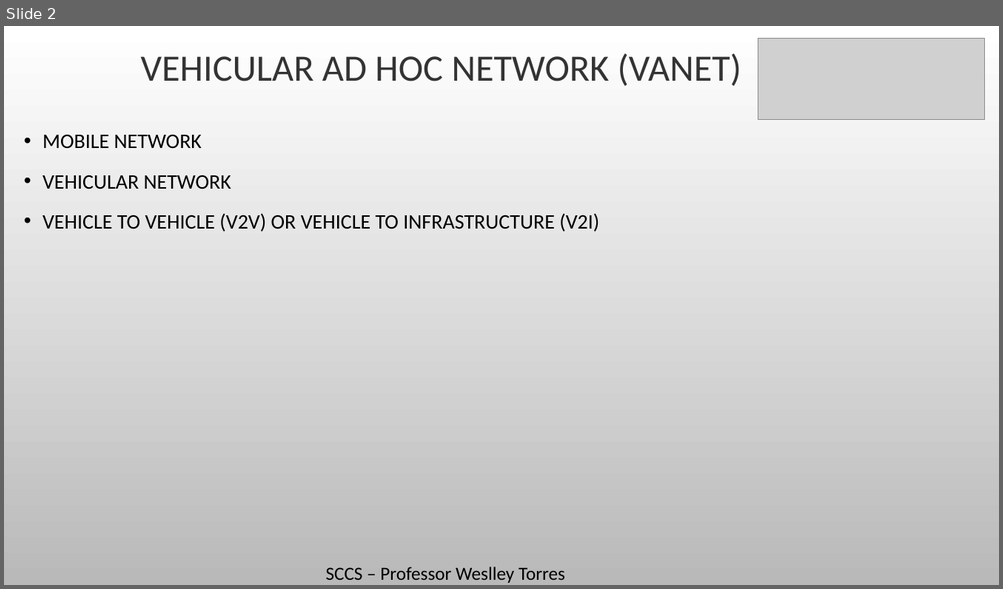
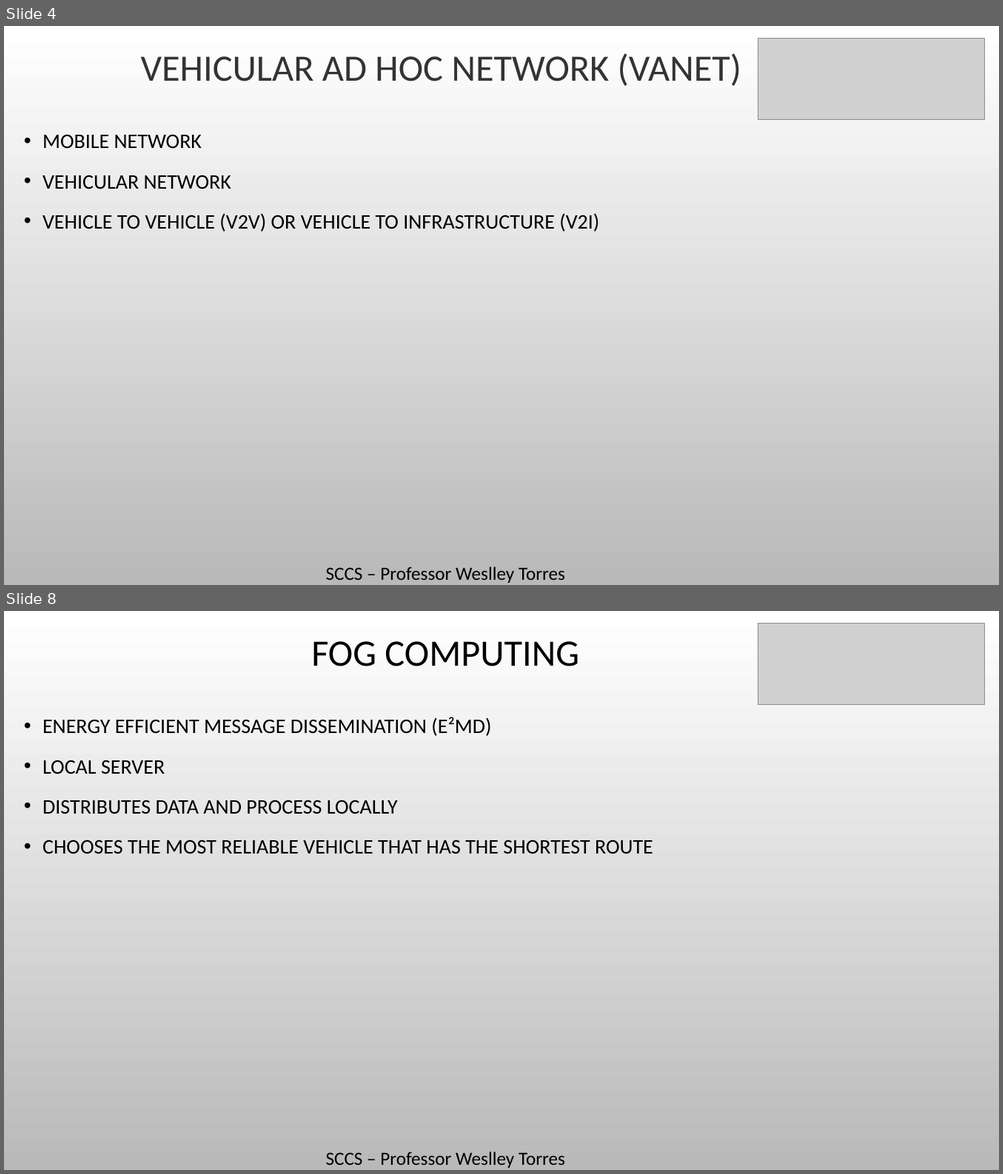
Before and after one commit to Massatoshi/SCCS-Trabalho, a slide deck: PPTS/VANET.pptx. Shown one above the other, each under a label of ours: slide 2 before the commit, slides 4 and 8 after it; the slides between them are not shown. The pictures are 1003x589 and 1003x1174 pixels, drawn with LibreOffice and Linux fonts; fonts in the diff are those of the drawing; grey boxes stand for pictures; background and template pictures are left out. Boxes give left, top, right and bottom in pixels: in the first picture for what was removed or moved away, otherwise in the second. Text is boxed around its words. In the diff, an @@ line names an element or a change of style, - is before the commit and + after.

```diff
--- a/PPTS/VANET.pptx
+++ b/PPTS/VANET.pptx
@@ slide 8 added at [4,611,999,1170], background picture (left out) @@
@@ picture added at [758,623,984,704] @@
@@ title added at [311,641,579,667], 36 pt, text #000000 @@
+FOG COMPUTING
@@ text added at [42,717,653,854], 20 pt, text #000000 @@
+• ENERGY EFFICIENT MESSAGE DISSEMINATION (E²MD)
+• LOCAL SERVER
+• DISTRIBUTES DATA AND PROCESS LOCALLY
+• CHOOSES THE MOST RELIABLE VEHICLE THAT HAS THE SHORTEST ROUTE
@@ text added at [326,1152,565,1168], 18 pt, text #000000 @@
+SCCS – Professor Weslley Torres
@@ what was slide 2 is now slide 4 @@
```
Also in this commit, not shown: 3 slides changed, 2 other slides added, 1 other file.
